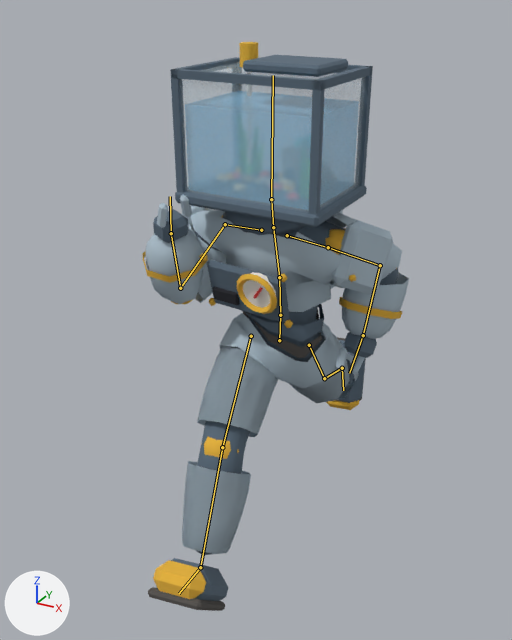
What one commit did to the Blender file assets_src/personagens/capitao_mare_01.blend.
Rendered twice from a 50 mm camera at (1.05, -2.08, 1.98) aimed at (-0.09, 0.0, 0.94). Arrows for +X, +Y and +Z are at lower left; the lights stay in place. The older version comes first. Both versions are drawn at frame 17 of the action 'correr-loop'; the numbers are the values there. The bones that change, and the others that lie on the model, are drawn over the model as lines.

Objects in the first picture: 'capitao_mare_01'.
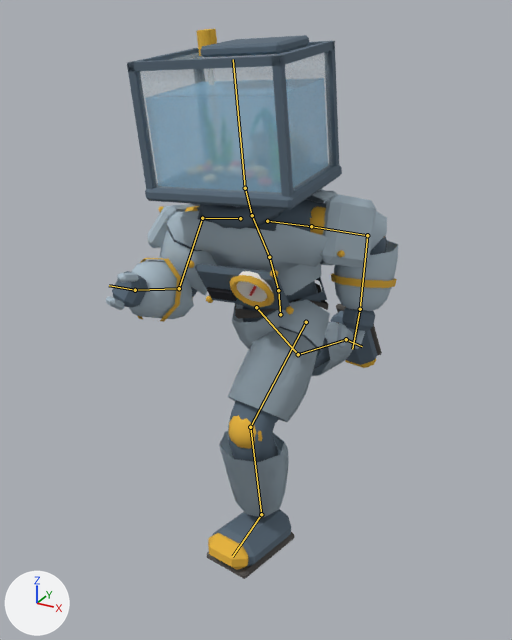
The change, as a diff of the scene's bpy script:
```diff
--- a/assets_src/personagens/capitao_mare_01.blend.py
+++ b/assets_src/personagens/capitao_mare_01.blend.py
@@ bone_hips @@
 bone_hips = bpy.data.objects['esqueleto_padrao'].pose.bones['Hips']  # child of 'Root'
-bone_hips.location = (0.006, -0.069, 0.0)
-bone_hips.rotation_quaternion = (0.996, 0.001, 0.091, -0.007)  # degrees (0, 10, -1)
+bone_hips.location = (-0.007, 0.018, -0.03)
+bone_hips.rotation_quaternion = (0.995, 0.07, -0.073, 0.005)  # degrees (8, -8, 0)
@@ bone_spine @@
 bone_spine = bpy.data.objects['esqueleto_padrao'].pose.bones['Spine']  # child of 'Hips'
-bone_spine.rotation_quaternion = (0.997, 0.056, -0.046, 0.003)  # degrees (6, -5, 0)
+bone_spine.rotation_quaternion = (0.993, 0.122, 0.0, 0.0)  # degrees (14, 0, 0)
@@ bone_chest @@
 bone_chest = bpy.data.objects['esqueleto_padrao'].pose.bones['Chest']  # child of 'Spine'
-bone_chest.rotation_quaternion = (0.993, 0.083, -0.082, 0.007)  # degrees (10, -9, 0)
+bone_chest.rotation_quaternion = (0.993, 0.087, 0.084, -0.007)  # degrees (10, 10, 0)
@@ bone_neck @@
 bone_neck = bpy.data.objects['esqueleto_padrao'].pose.bones['Neck']  # child of 'Chest'
-bone_neck.rotation_quaternion = (0.999, -0.049, 0.0, 0.0)  # degrees (-6, 0, 0)
+bone_neck.rotation_quaternion = (0.995, -0.105, 0.0, 0.0)  # degrees (-12, 0, 0)
@@ bone_head @@
 bone_head = bpy.data.objects['esqueleto_padrao'].pose.bones['Head']  # child of 'Neck'
-bone_head.rotation_quaternion = (0.997, -0.07, 0.027, 0.002)  # degrees (-8, 3, 0)
+bone_head.rotation_quaternion = (0.99, -0.139, 0.002, 0.0)  # degrees (-16, 0, 0)
@@ bone_leftupperarm @@
 bone_leftupperarm = bpy.data.objects['esqueleto_padrao'].pose.bones['LeftUpperArm']  # child of 'LeftShoulder'
-bone_leftupperarm.rotation_quaternion = (0.751, -0.507, 0.35, 0.236)  # degrees (-68, 50, 0)
+bone_leftupperarm.rotation_quaternion = (0.789, -0.512, 0.285, 0.185)  # degrees (-66, 40, 0)
@@ bone_rightupperarm @@
 bone_rightupperarm = bpy.data.objects['esqueleto_padrao'].pose.bones['RightUpperArm']  # child of 'RightShoulder'
-bone_rightupperarm.rotation_quaternion = (0.751, -0.507, 0.35, 0.236)  # degrees (-68, 50, 0)
+bone_rightupperarm.rotation_quaternion = (0.783, -0.508, 0.302, 0.196)  # degrees (-66, 42, 0)
@@ bone_rightlowerarm @@
 bone_rightlowerarm = bpy.data.objects['esqueleto_padrao'].pose.bones['RightLowerArm']  # child of 'RightUpperArm'
-bone_rightlowerarm.rotation_quaternion = (0.454, 0.0, 0.0, 0.891)  # degrees (0, 0, 126)
+bone_rightlowerarm.rotation_quaternion = (0.66, 0.0, 0.0, 0.751)  # degrees (0, 0, 97)
@@ bone_leftupperleg @@
 bone_leftupperleg = bpy.data.objects['esqueleto_padrao'].pose.bones['LeftUpperLeg']  # child of 'Hips'
-bone_leftupperleg.rotation_quaternion = (0.922, 0.388, 0.0, 0.0)  # degrees (46, 0, 0)
+bone_leftupperleg.rotation_quaternion = (0.875, -0.484, 0.0, 0.0)  # degrees (-58, 0, 0)
@@ bone_leftlowerleg @@
 bone_leftlowerleg = bpy.data.objects['esqueleto_padrao'].pose.bones['LeftLowerLeg']  # child of 'LeftUpperLeg'
-bone_leftlowerleg.rotation_quaternion = (0.978, 0.208, 0.0, 0.0)  # degrees (24, 0, 0)
+bone_leftlowerleg.rotation_quaternion = (0.873, 0.489, 0.0, 0.0)  # degrees (58, 0, 0)
@@ bone_leftfoot @@
 bone_leftfoot = bpy.data.objects['esqueleto_padrao'].pose.bones['LeftFoot']  # child of 'LeftLowerLeg'
-bone_leftfoot.rotation_quaternion = (0.988, 0.155, 0.0, 0.0)  # degrees (18, 0, 0)
+bone_leftfoot.rotation_quaternion = (0.992, -0.123, 0.0, 0.0)  # degrees (-14, 0, 0)
@@ bone_rightupperleg @@
 bone_rightupperleg = bpy.data.objects['esqueleto_padrao'].pose.bones['RightUpperLeg']  # child of 'Hips'
-bone_rightupperleg.rotation_quaternion = (0.922, -0.388, 0.0, 0.0)  # degrees (-46, 0, 0)
+bone_rightupperleg.rotation_quaternion = (0.954, 0.3, 0.0, 0.0)  # degrees (35, 0, 0)
@@ bone_rightlowerleg @@
 bone_rightlowerleg = bpy.data.objects['esqueleto_padrao'].pose.bones['RightLowerLeg']  # child of 'RightUpperLeg'
-bone_rightlowerleg.rotation_quaternion = (0.993, 0.121, 0.0, 0.0)  # degrees (14, 0, 0)
+bone_rightlowerleg.rotation_quaternion = (0.952, 0.305, 0.0, 0.0)  # degrees (36, 0, 0)
@@ bone_rightfoot @@
 bone_rightfoot = bpy.data.objects['esqueleto_padrao'].pose.bones['RightFoot']  # child of 'RightLowerLeg'
-bone_rightfoot.rotation_quaternion = (0.993, -0.116, 0.0, 0.0)  # degrees (-13, 0, 0)
+bone_rightfoot.rotation_quaternion = (0.938, 0.346, 0.0, 0.0)  # degrees (41, 0, 0)
```

Boxes [x1, y1, x2, y2] around the edits, measured in the pictures (512 x 640 px):
'capitao_mare_01', posed (10% wider)
    before: [143, 42, 409, 611]
    after: [106, 29, 398, 579]
bone 'Hips', root to tip
    before: (279, 340) to (280, 315)
    after: (280, 314) to (278, 290)
bone 'Spine', root to tip
    before: (280, 315) to (279, 277)
    after: (278, 290) to (269, 257)
bone 'Chest', root to tip
    before: (279, 277) to (273, 227)
    after: (269, 257) to (252, 215)
bone 'Neck', root to tip
    before: (273, 227) to (271, 199)
    after: (252, 215) to (245, 188)
bone 'Head', root to tip
    before: (271, 199) to (273, 75)
    after: (245, 188) to (233, 59)
bone 'LeftUpperArm', root to tip
    before: (328, 247) to (380, 265)
    after: (311, 226) to (367, 235)
bone 'RightUpperArm', root to tip
    before: (225, 224) to (180, 288)
    after: (202, 218) to (179, 288)
bone 'RightLowerArm', root to tip
    before: (180, 288) to (171, 233)
    after: (179, 288) to (135, 290)
bone 'LeftUpperLeg', root to tip
    before: (309, 345) to (324, 378)
    after: (306, 322) to (250, 427)
bone 'LeftLowerLeg', root to tip
    before: (324, 378) to (342, 368)
    after: (250, 427) to (261, 514)
bone 'LeftFoot', root to tip
    before: (342, 368) to (343, 390)
    after: (261, 514) to (232, 556)
bone 'RightUpperLeg', root to tip
    before: (251, 336) to (222, 447)
    after: (256, 307) to (298, 354)
bone 'RightLowerLeg', root to tip
    before: (222, 447) to (200, 567)
    after: (298, 354) to (346, 339)
bone 'RightFoot', root to tip
    before: (200, 567) to (179, 593)
    after: (346, 339) to (362, 346)
